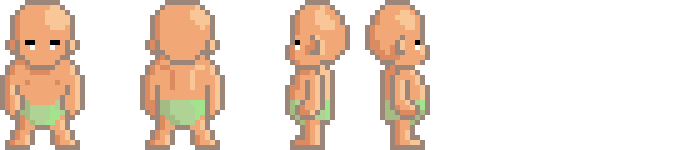
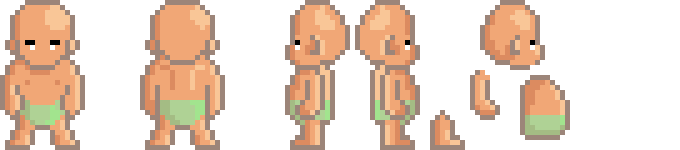
The second w=680, h=150 image is a revision of the first. Changes to its layers:
moved "Warstwa 10" into group "HeroRight", painted on it over (x1=355, y1=0, x2=420, y2=150)
painted on "Warstwa 9" over (x1=355, y1=0, x2=570, y2=150)
removed layer "Warstwa 8" from group "HeroRight" over (x1=355, y1=0, x2=430, y2=150)
